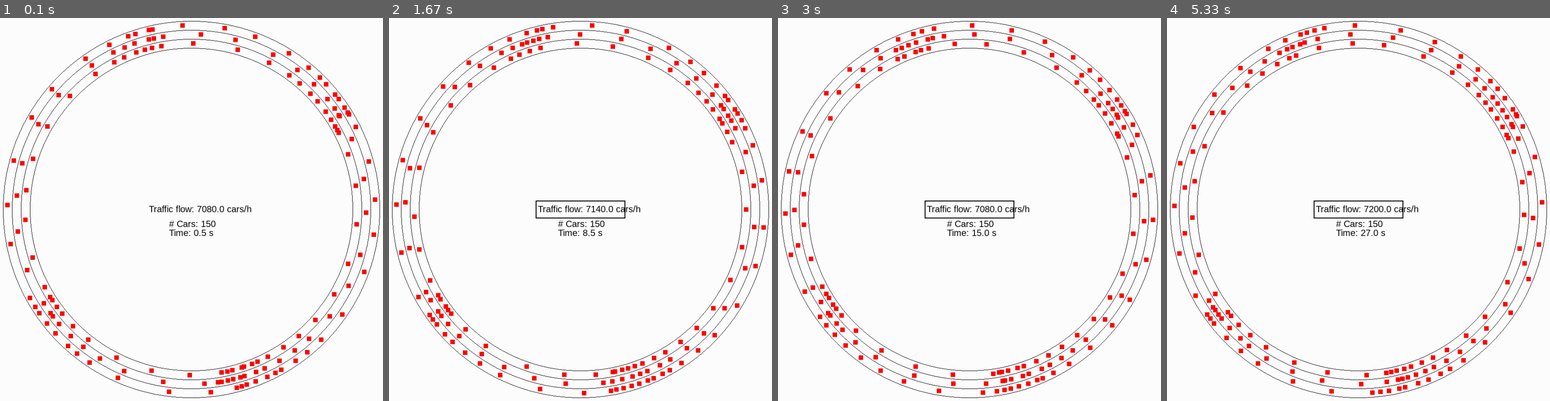
Above: before the commit, frames 1-4 (left to right).
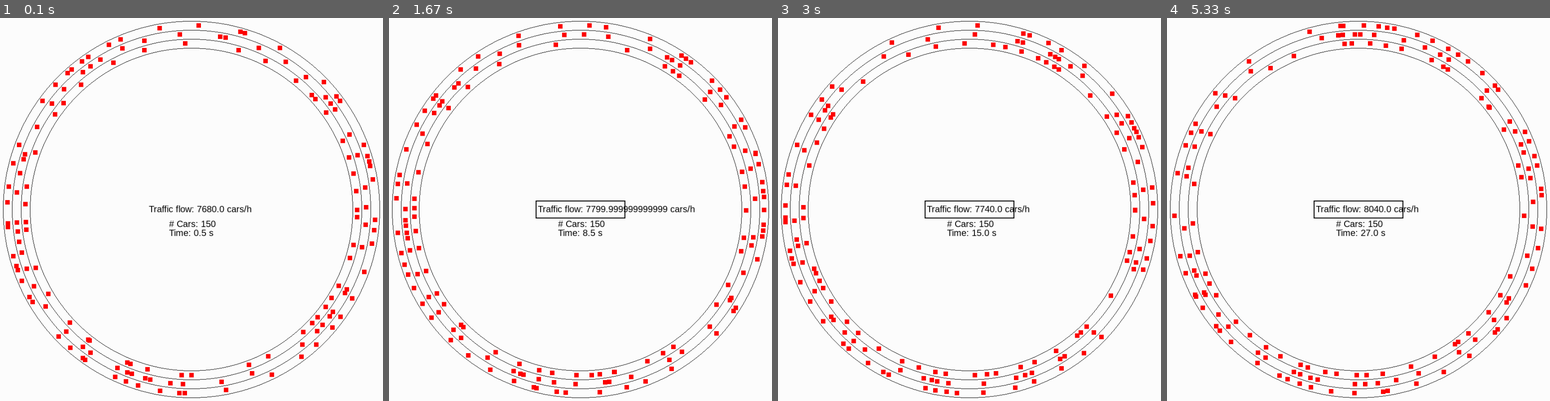
Above: after the commit, the same moments.

Repository: atonderski/TrafficMadness
Game: pygame game, started from traffic_madness/main.py
Same seed, same stepped clock (60 frames per second), same inputs: the game is played once before the commit and once after it.
Inputs:
- Up to frame 1 (0.1 s): no input
- Up to frame 2 (1.67 s): no input
- Up to frame 3 (3 s): no input
- Up to frame 4 (5.33 s): no input

The runs differ from the first frame. In frame 1, 4.1% of the frame differs, in the area x 1-99%, y 1-99%; in frame 2, 4.3%; in frame 3, 4.1%; in frame 4, 4.1%.

Commit message:
add delay buffer to config

Diff:
--- a/traffic_madness/config.py
+++ b/traffic_madness/config.py
@@ -20,5 +20,6 @@
         self.deceleration = 7.5
         self.aggressiveness = 1.2
         self.passiveness = 0.8
-        self.safetymultiplier = 1.8
+        self.safetymultiplier = 0.5
         self.car_length = 5.0
+        self.delay_buffer_length = 10
